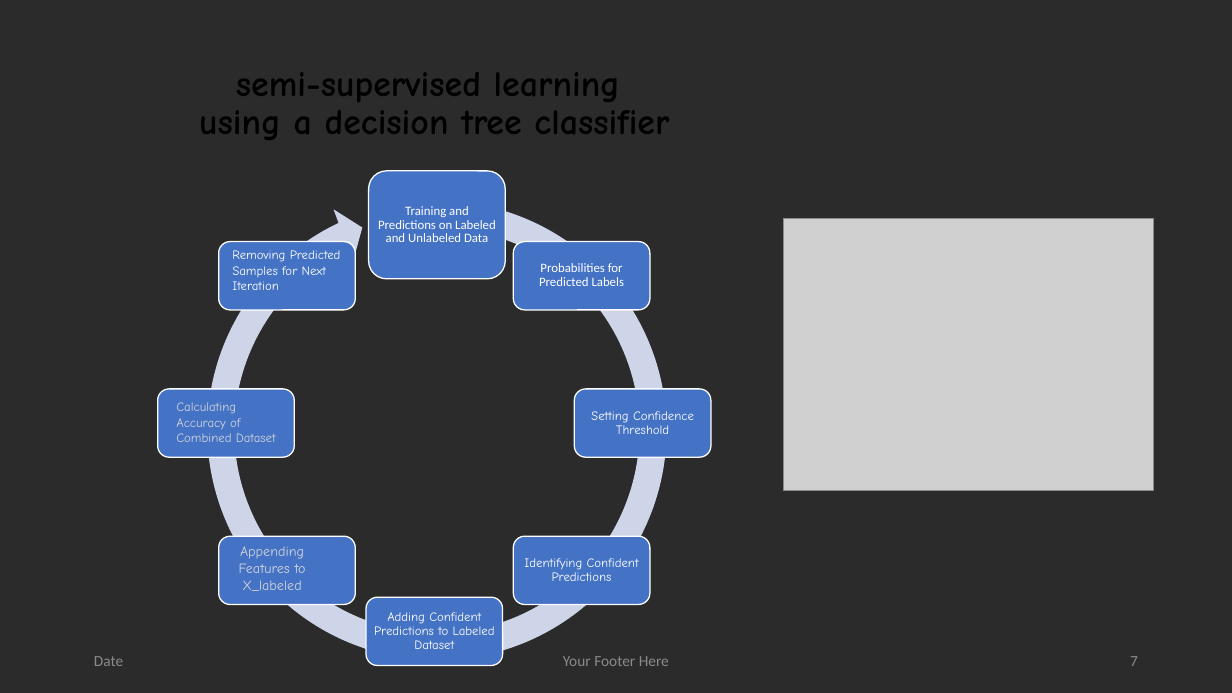
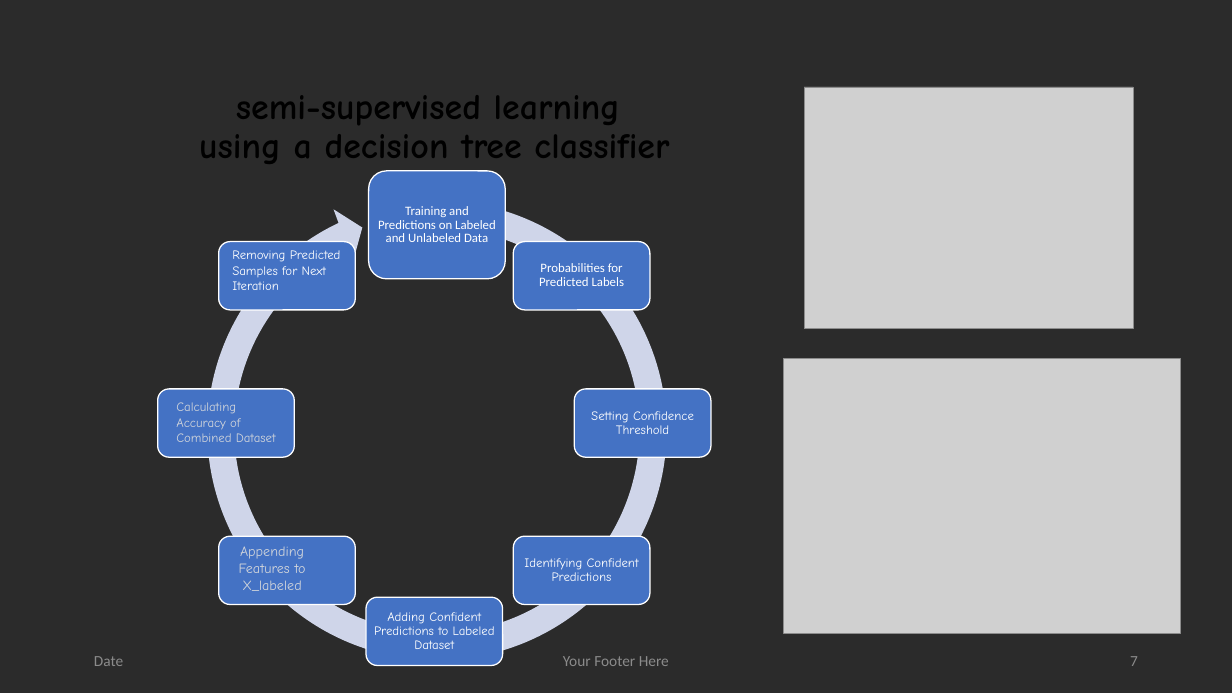
Before and after one commit to dinaomidvartehrani/Adult-Census-Income-Analysis, a slide deck: slide 7 of Presentation.pptx. Drawn at 1232x693 pixels with LibreOffice and Linux fonts; fonts in the diff are those of the drawing; grey boxes stand for pictures; background and template pictures are left out; a plain dark background stands for a picture behind light text. Boxes give left, top, right and bottom in pixels: in the first picture for what was removed or moved away, otherwise in the second. Text is boxed around its words. In the diff, an @@ line names an element or a change of style, - is before the commit and + after.

```diff
--- a/Presentation.pptx
+++ b/Presentation.pptx
@@ title "semi-supervised learning using a decision ..." at (199, 95, 669, 164): vertical alignment middle to bottom @@
@@ picture: place and size @@
-picture at (784, 219, 1153, 491)
+picture at (804, 87, 1133, 329)
@@ picture added at (784, 359, 1180, 633) @@
```
Also in this commit, not shown: 5 other slides changed, 1 slide added.
